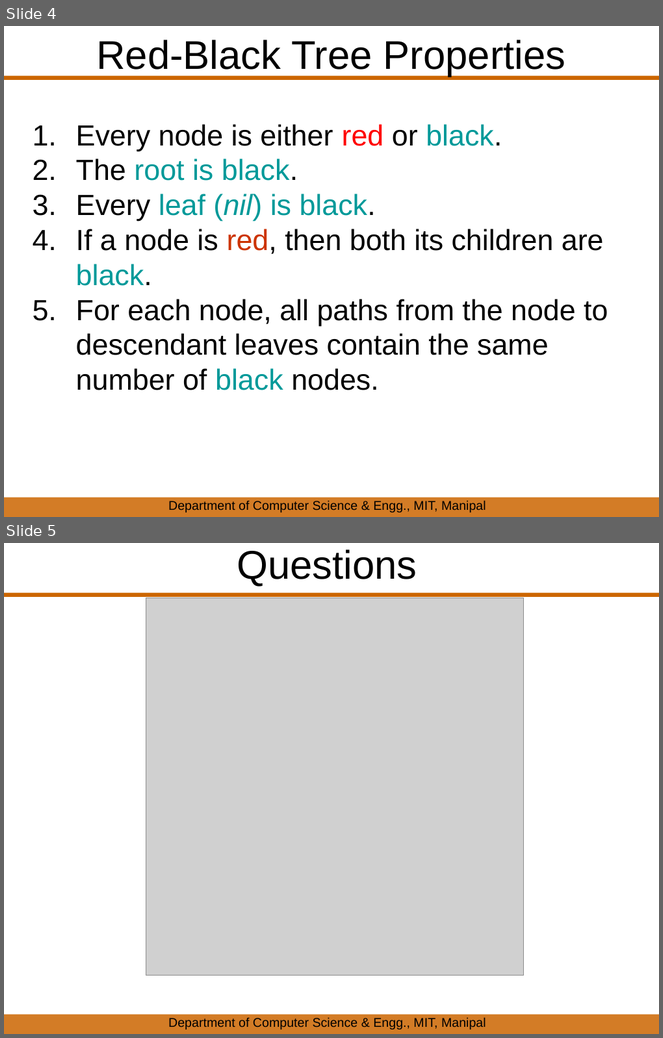
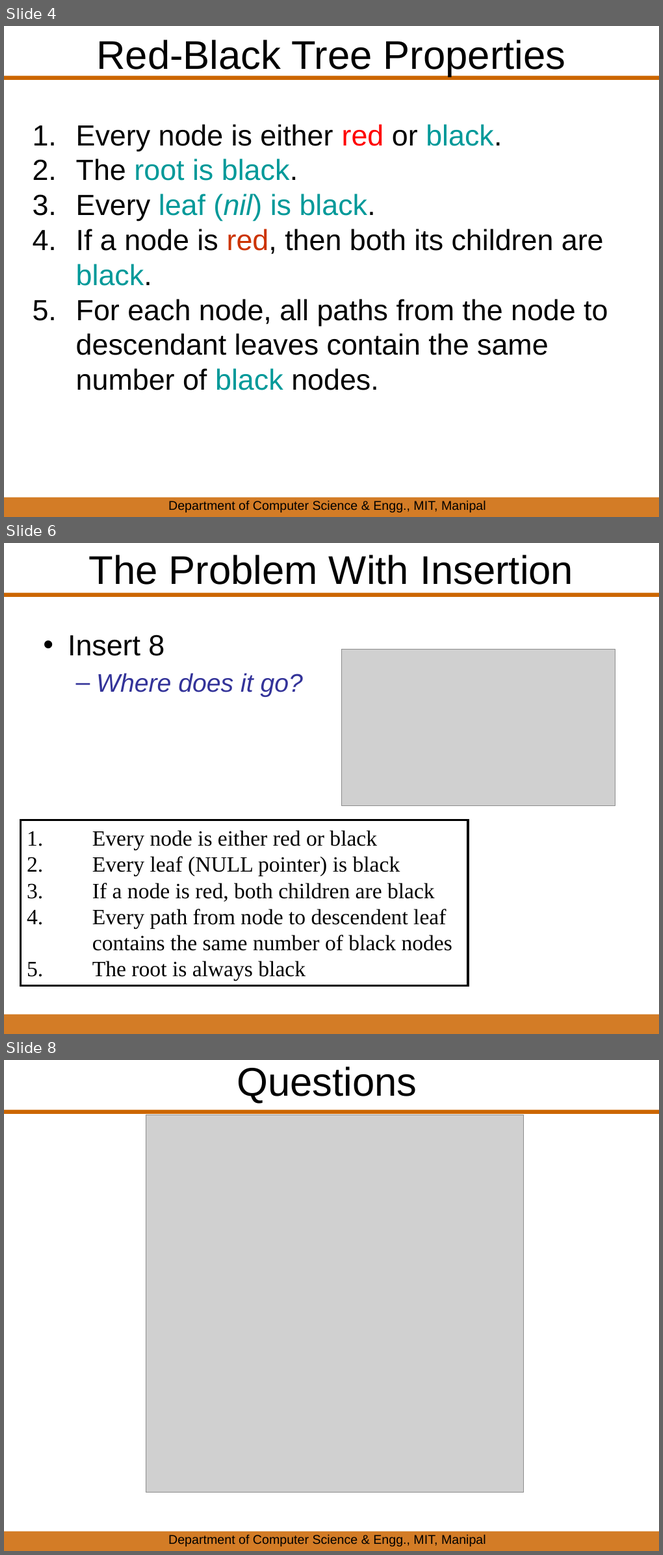
Before and after one commit to pradhanamit-eng/RedBlackTree, a slide deck: PPT/RedBlack_DS_PPT.pptx. Shown one above the other, each under a label of ours: slides 4 and 5 before the commit, slides 4, 6 and 8 after it; the slides between them are not shown. The pictures are 663x1038 and 663x1555 pixels, drawn with LibreOffice and Linux fonts; fonts in the diff are those of the drawing; grey boxes stand for pictures; background and template pictures are left out. Boxes give left, top, right and bottom in pixels: in the first picture for what was removed or moved away, otherwise in the second. Text is boxed around its words. In the diff, an @@ line names an element or a change of style, - is before the commit and + after.

Commit message:
insertion updated

```diff
--- a/PPT/RedBlack_DS_PPT.pptx
+++ b/PPT/RedBlack_DS_PPT.pptx
@@ slide 6 added at <box>4,543,659,1034</box>, background #FFFFFF; not listed: 2 template elements that a slide beside it also shows @@
@@ title added at <box>88,555,573,585</box>, 44 pt, text #000000 @@
+The Problem With Insertion
@@ text added at <box>68,635,303,697</box>, 28 pt, text #333399, italic @@
+• Insert 8
+  – Where does it go?
@@ picture added at <box>342,649,615,806</box> @@
@@ rectangle added at <box>20,820,468,986</box>, outline #000000 2.25 pt, 24 pt, text #000000 @@
+1. Every node is either red or black
+2. Every leaf (NULL pointer) is black
+3. If a node is red, both children are black
+4. Every path from node to descendent leaf
+contains the same number of black nodes
+5. The root is always black
@@ what was slide 5 is now slide 8 @@
```
Also in this commit, not shown: 1 slide changed, 2 other slides added, 3 other files.
